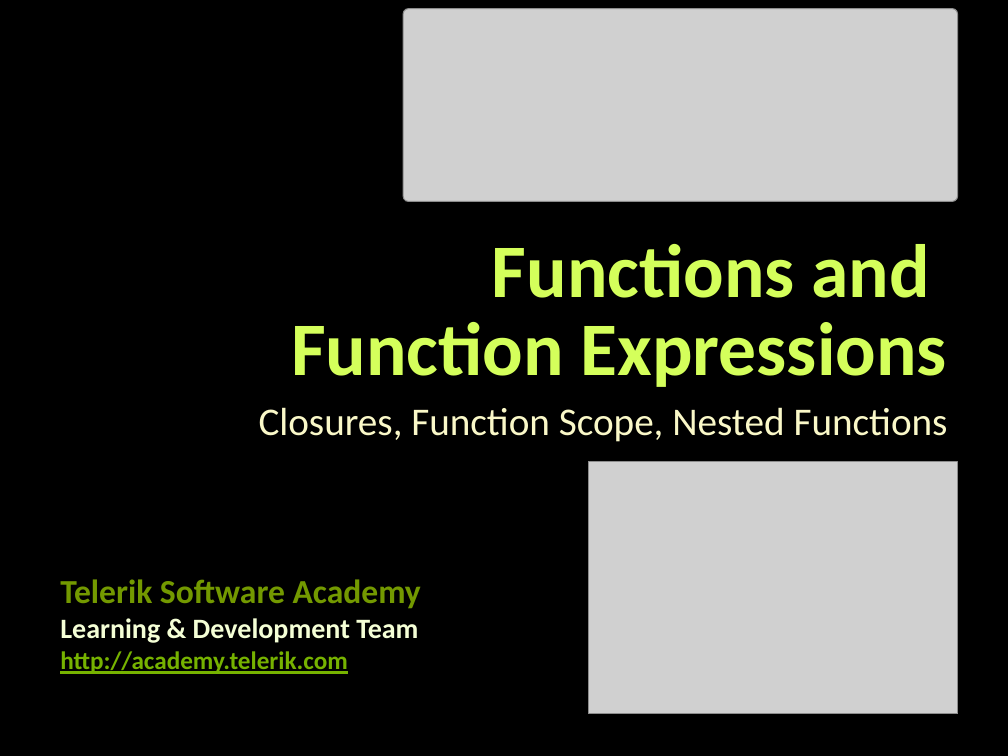
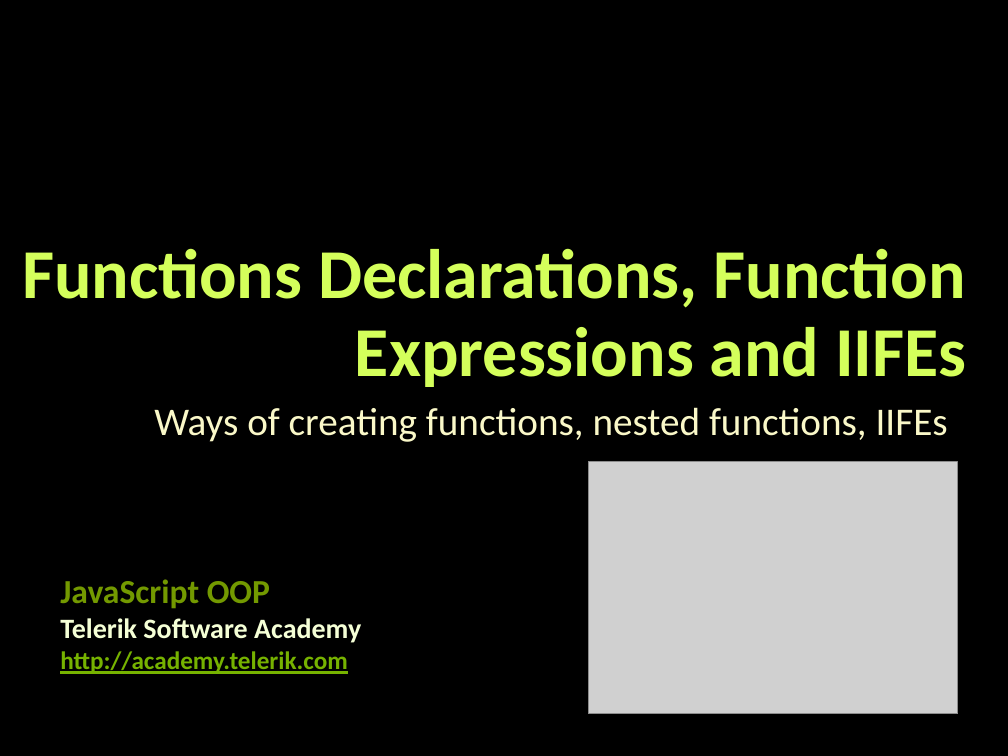
Before and after one commit to tddold/Telerik-Academy, a slide deck: slide 1 of Web Design &UI/4. JS OOP/Presentacions/Functions-and-function-expressions.pptx. Drawn at 1008x756 pixels with LibreOffice and Linux fonts; fonts in the diff are those of the drawing; grey boxes stand for pictures; background and template pictures are left out. Boxes give left, top, right and bottom in pixels: in the first picture for what was removed or moved away, otherwise in the second. Text is boxed around its words. In the diff, an @@ line names an element or a change of style, - is before the commit and + after.

```diff
--- a/Web Design &UI/4. JS OOP/Presentacions/Functions-and-function-expressions.pptx
+++ b/Web Design &UI/4. JS OOP/Presentacions/Functions-and-function-expressions.pptx
@@ picture removed at bbox=[403, 9, 958, 202] @@
@@ title at bbox=[22, 248, 966, 387]: text changed; size 54 to 50 pt @@
-Functions and
-Function Expressions
+Functions Declarations, Function Expressions and IIFEs
@@ subtitle at bbox=[154, 407, 948, 442]: text changed @@
-Closures, Function Scope, Nested Functions
+Ways of creating functions, nested functions, IIFEs
@@ text added at bbox=[60, 579, 270, 609], 24 pt, text #739900, bold @@
+JavaScript OOP
@@ text "Telerik Software Academy": place and size @@
-text "Telerik Software Academy" at bbox=[60, 579, 421, 609]
+text "Telerik Software Academy" at bbox=[60, 618, 361, 643]
@@ text "Telerik Software Academy" at bbox=[60, 618, 361, 643]: size 24 to 20 pt, text colour #739900 to #F5FFD6; indent changed @@
@@ text removed at bbox=[60, 618, 418, 643] @@
-Learning & Development Team
```
Also in this commit, not shown: 13 other slides changed, 3 slides added, 36 slides removed, 16 other files.
